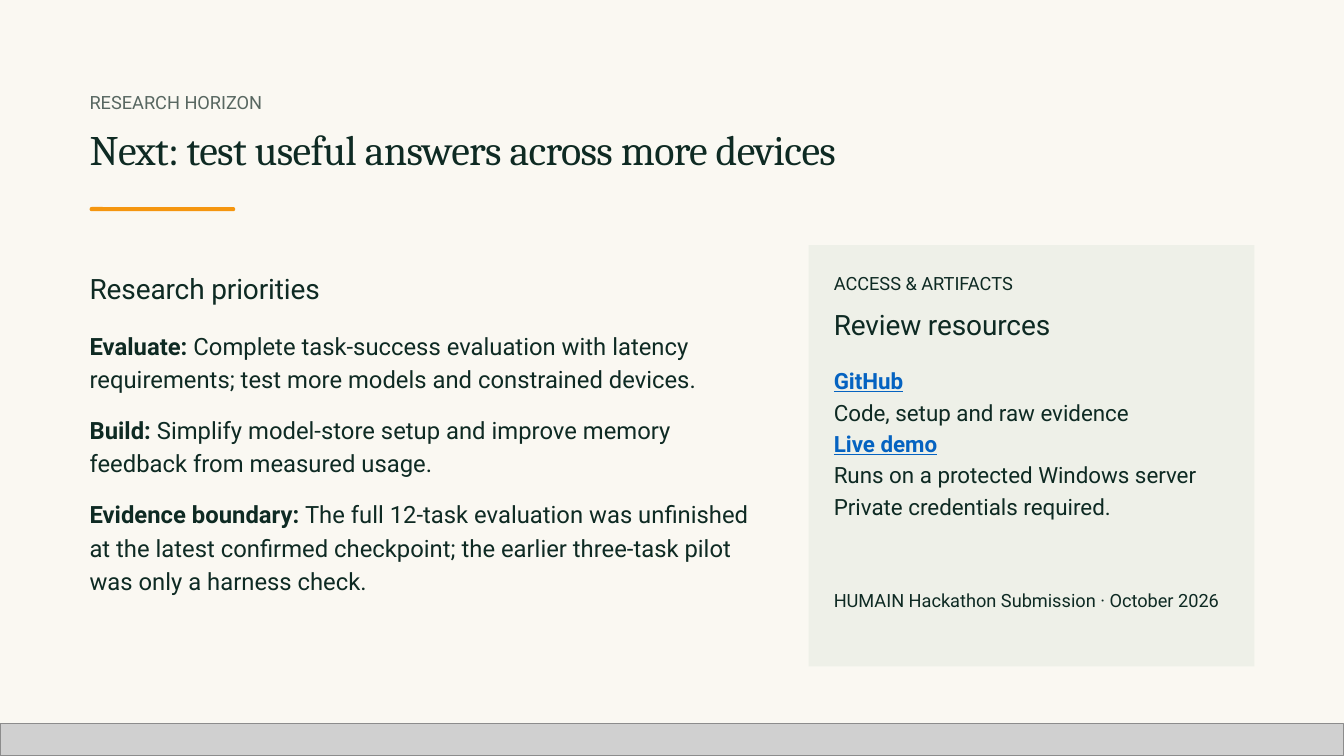
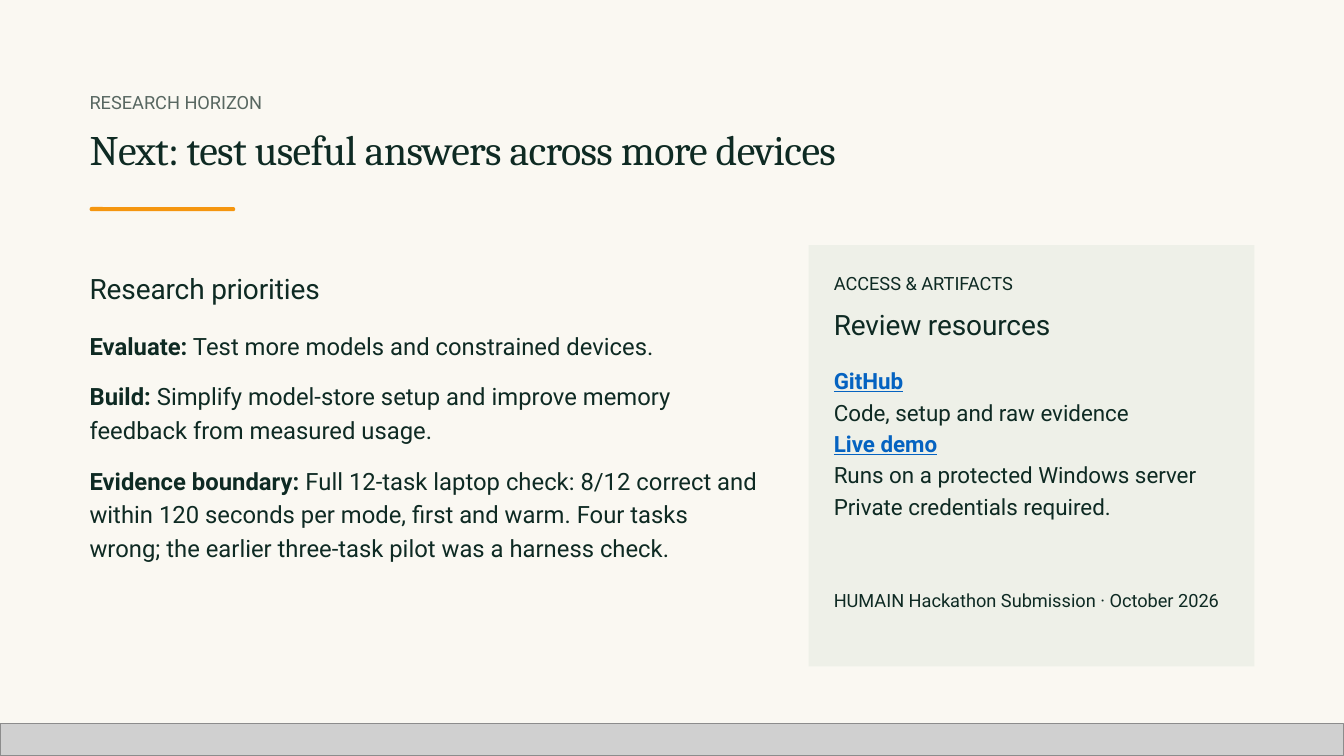
Before and after one commit to No6Name8/LeanMoE, a slide deck: slide 9 of docs/presentation/LeanMoE-Submission-Final.pptx. Drawn at 1344x756 pixels with LibreOffice and Linux fonts; fonts in the diff are those of the drawing; grey boxes stand for pictures; background and template pictures are left out. Boxes give left, top, right and bottom in pixels: in the first picture for what was removed or moved away, otherwise in the second. Text is boxed around its words. In the diff, an @@ line names an element or a change of style, - is before the commit and + after.

Commit message:
Evidence: complete and audit 12-task laptop evaluation
Preserve all 48 raw responses, record separate manual assessments, and publish per-task correctness, latency, loading and memory. Update the intended presentation while retaining the pilot and clean-checkout limitations.

```diff
--- a/docs/presentation/LeanMoE-Submission-Final.pptx
+++ b/docs/presentation/LeanMoE-Submission-Final.pptx
@@ text at <box>90,337,653,356</box>: text changed @@
-Evaluate: Complete task-success evaluation with latency requirements; test more models and constrained devices.
+Evaluate: Test more models and constrained devices.
@@ text at <box>90,472,757,562</box>: text changed @@
-Evidence boundary: The full 12-task evaluation was unfinished at the latest confirmed checkpoint; the earlier three-task pilot was only a harness check.
+Evidence boundary: Full 12-task laptop check: 8/12 correct and within 120 seconds per mode, first and warm. Four tasks wrong; the earlier three-task pilot was a harness check.
```
Also in this commit, not shown: 5 other files.
